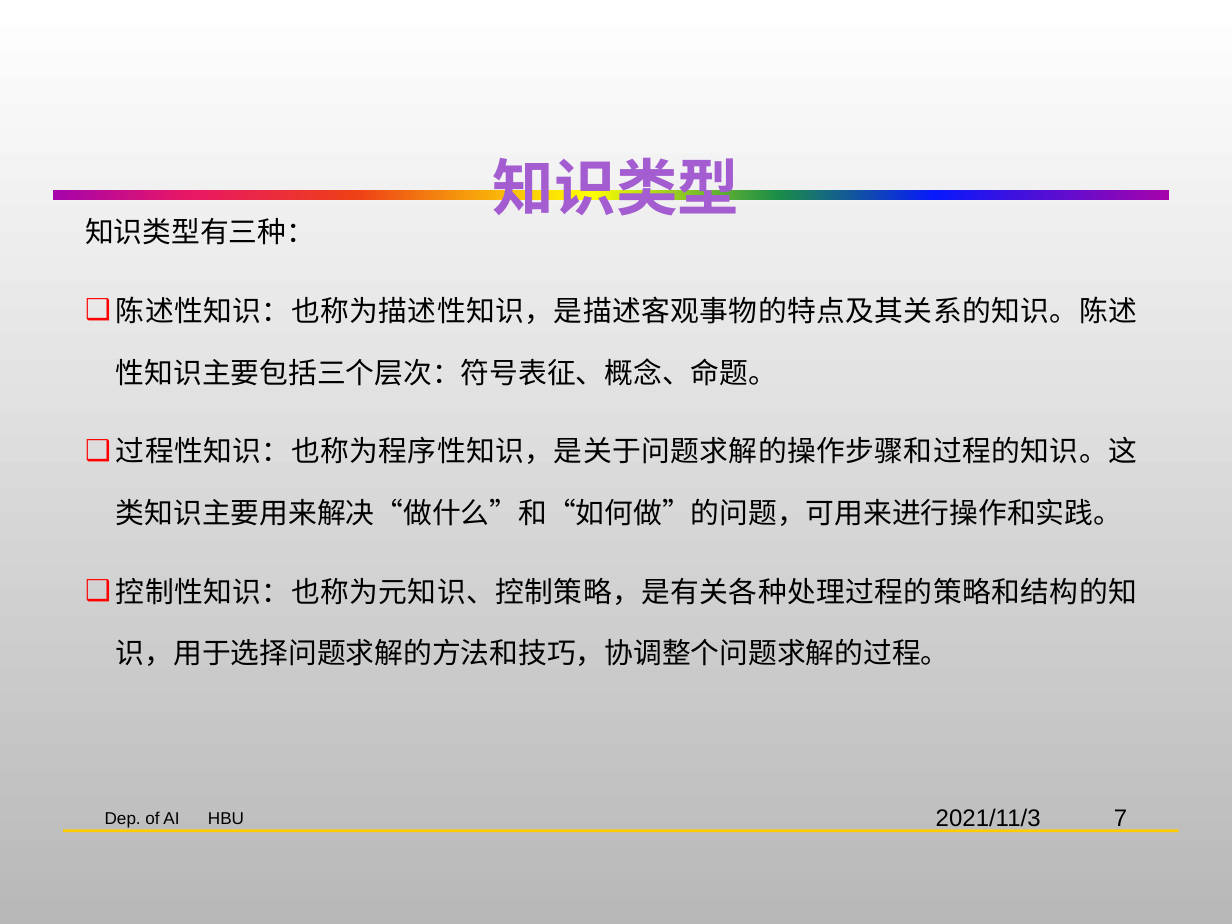
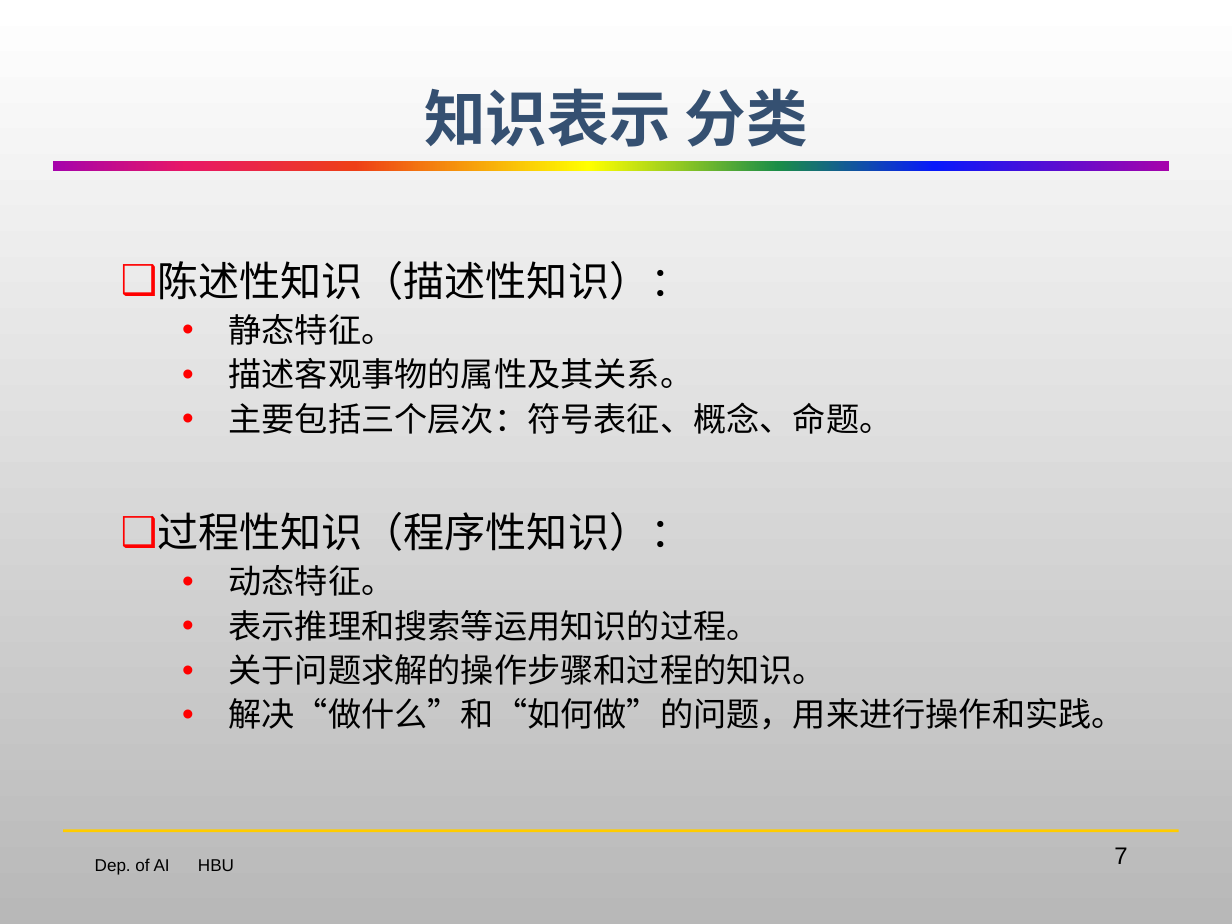
Before and after one commit to HBU/Artificial_Intelligence, a slide deck: slide 7 of AI-PPT-史忠植/AI02知识表示.pptx. Drawn at 1232x924 pixels with LibreOffice and Linux fonts; fonts in the diff are those of the drawing; background and template pictures are left out. Boxes give left, top, right and bottom in pixels: in the first picture for what was removed or moved away, otherwise in the second. Text is boxed around its words. In the diff, an @@ line names an element or a change of style, - is before the commit and + after.

```diff
--- a/AI-PPT-史忠植/AI02知识表示.pptx
+++ b/AI-PPT-史忠植/AI02知识表示.pptx
@@ title at (424,88,808,147): text changed; text colour #A35DD1 to #355071 @@
-知识类型
+知识表示 分类
@@ rectangle: place and size @@
-rectangle at (53,191,1169,201)
+rectangle at (53,161,1169,171)
@@ text at (157,261,1124,730): text changed; size 16.8 to 19.4 pt @@
-知识类型有三种：
-❑ 陈述性知识：也称为描述性知识，是描述客观事物的特点及其关系的知识。陈述性知识主要包括三个层次：符号表征、概念、命题。
-❑ 过程性知识：也称为程序性知识，是关于问题求解的操作步骤和过程的知识。这类知识主要用来解决“做什么”和“如何做”的问题，可用来进行操作和实践。
-❑ 控制性知识：也称为元知识、控制策略，是有关各种处理过程的策略和结构的知识，用于选择问题求解的方法和技巧，协调整个问题求解的过程。
+❑ 陈述性知识（描述性知识）：
+  • 静态特征。
+  • 描述客观事物的属性及其关系。
+  • 主要包括三个层次：符号表征、概念、命题。
+❑ 过程性知识（程序性知识）：
+  • 动态特征。
+  • 表示推理和搜索等运用知识的过程。
+  • 关于问题求解的操作步骤和过程的知识。
+  • 解决“做什么”和“如何做”的问题，用来进行操作和实践。
@@ text removed at (936,808,1041,832) @@
-2021/11/3
@@ page number rewrapped from (1114,809,1127,832) to (1114,847,1127,864) @@
@@ text "Dep. of AI HBU": place and size @@
-text "Dep. of AI HBU" at (105,811,244,828)
+text "Dep. of AI HBU" at (95,858,234,875)
```
Also in this commit, not shown: 73 other slides changed, 1 slide added.
